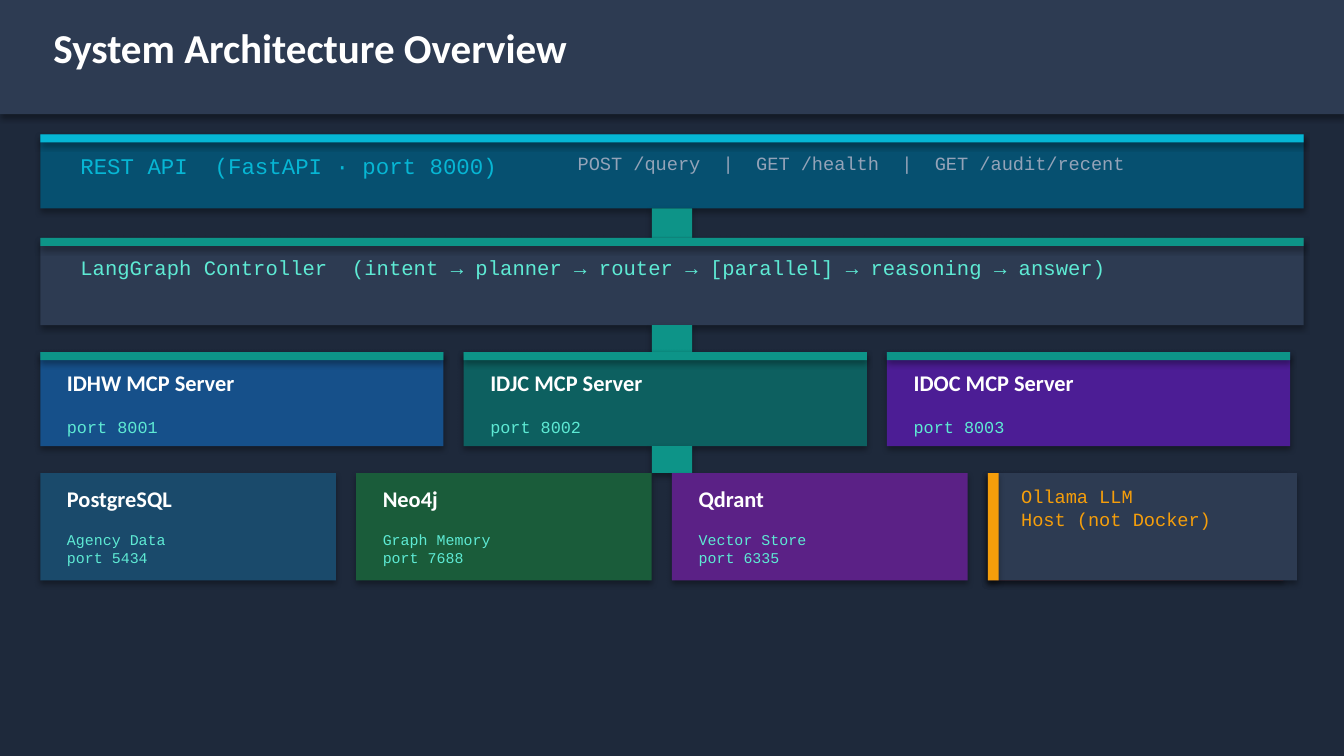
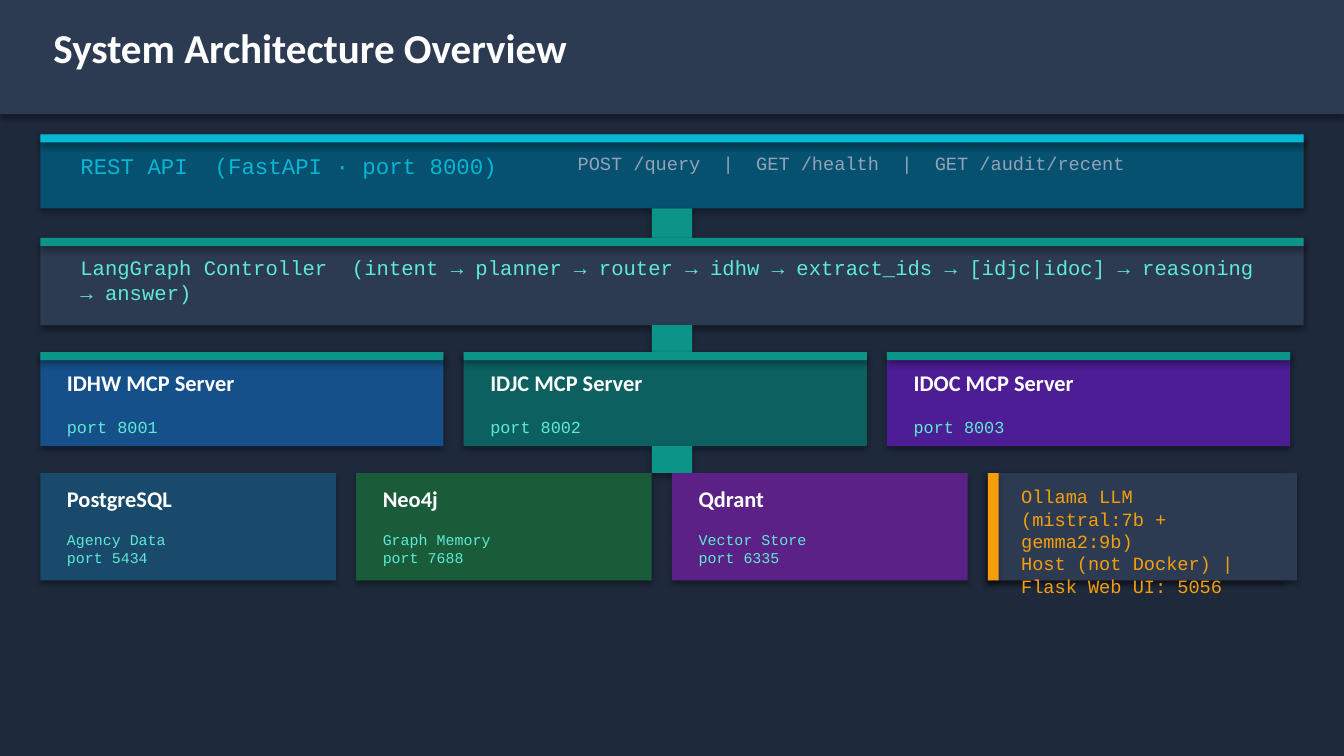
Before and after one commit to mtmowery/SCO-Federated-Swarm, a slide deck: slide 2 of docs/Idaho_AI_Technical_Deck.pptx. Drawn at 1344x756 pixels with LibreOffice and Linux fonts; fonts in the diff are those of the drawing. Boxes give left, top, right and bottom in pixels: in the first picture for what was removed or moved away, otherwise in the second. Text is boxed around its words. In the diff, an @@ line names an element or a change of style, - is before the commit and + after.

```diff
--- a/docs/Idaho_AI_Technical_Deck.pptx
+++ b/docs/Idaho_AI_Technical_Deck.pptx
@@ text at bbox=[80, 261, 1253, 280]: text changed @@
-LangGraph Controller (intent → planner → router → [parallel] → reasoning → answer)
+LangGraph Controller (intent → planner → router → idhw → extract_ids → [idjc|idoc] → reasoning → answer)
@@ text at bbox=[1021, 490, 1222, 593]: text changed @@
-Ollama LLM
-Host (not Docker)
+Ollama LLM (mistral:7b + gemma2:9b)
+Host (not Docker) | Flask Web UI: 5056
```
Also in this commit, not shown: 7 other slides changed, 1 slide removed, 35 other files.
